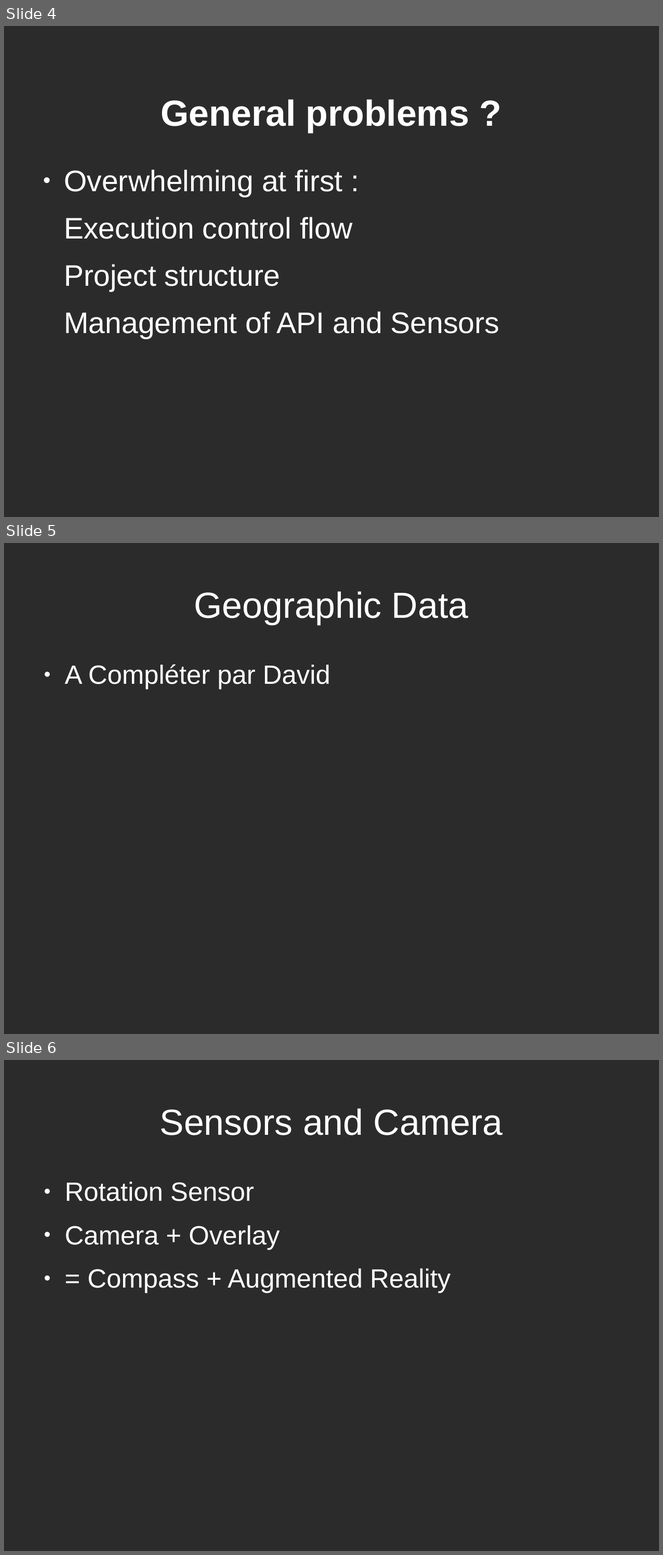
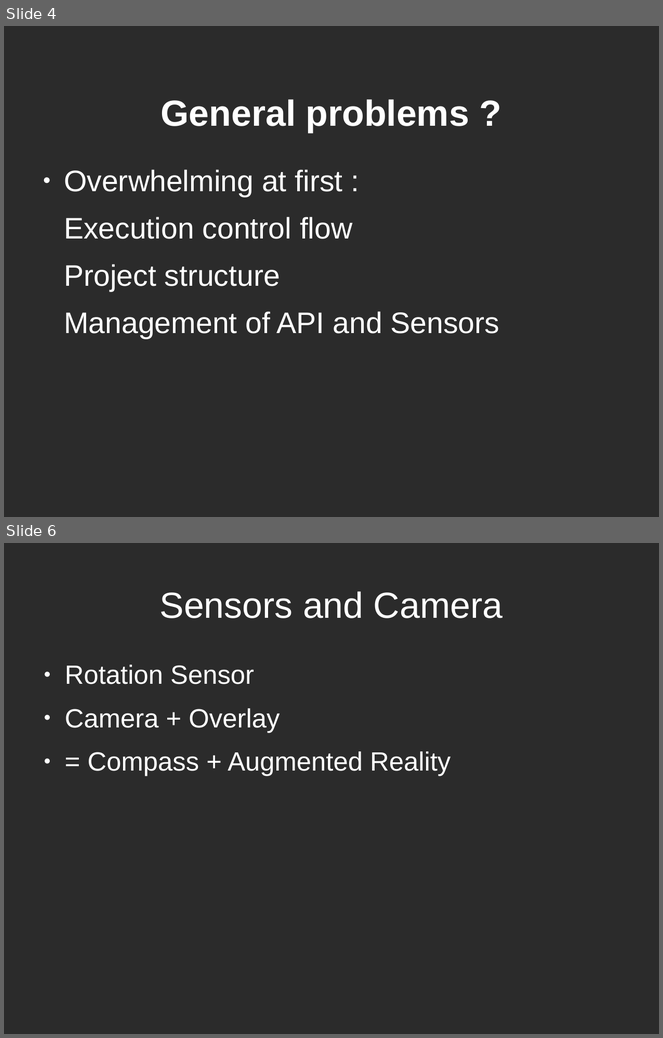
Before and after one commit to dducry/POI, a slide deck: presentationProjetSMS.odp. Shown one above the other, each under a label of ours: slides 4, 5 and 6 before the commit, slides 4 and 6 after it; the slides between them are not shown. The pictures are 663x1555 and 663x1038 pixels, drawn with LibreOffice and Linux fonts; fonts in the diff are those of the drawing; background and template pictures are left out; a plain dark background stands for a picture behind light text. Boxes give left, top, right and bottom in pixels: in the first picture for what was removed or moved away, otherwise in the second. Text is boxed around its words. In the diff, an @@ line names an element or a change of style, - is before the commit and + after.

```diff
--- a/presentationProjetSMS.odp
+++ b/presentationProjetSMS.odp
@@ slide 5 removed at bbox=[4, 543, 659, 1034], background picture (left out) @@
@@ title removed at bbox=[194, 591, 468, 625] @@
-Geographic Data
@@ text removed at bbox=[65, 664, 331, 690] @@
-● A Compléter par David
```
Also in this commit, not shown: 2 slides changed, 2 slides added.
